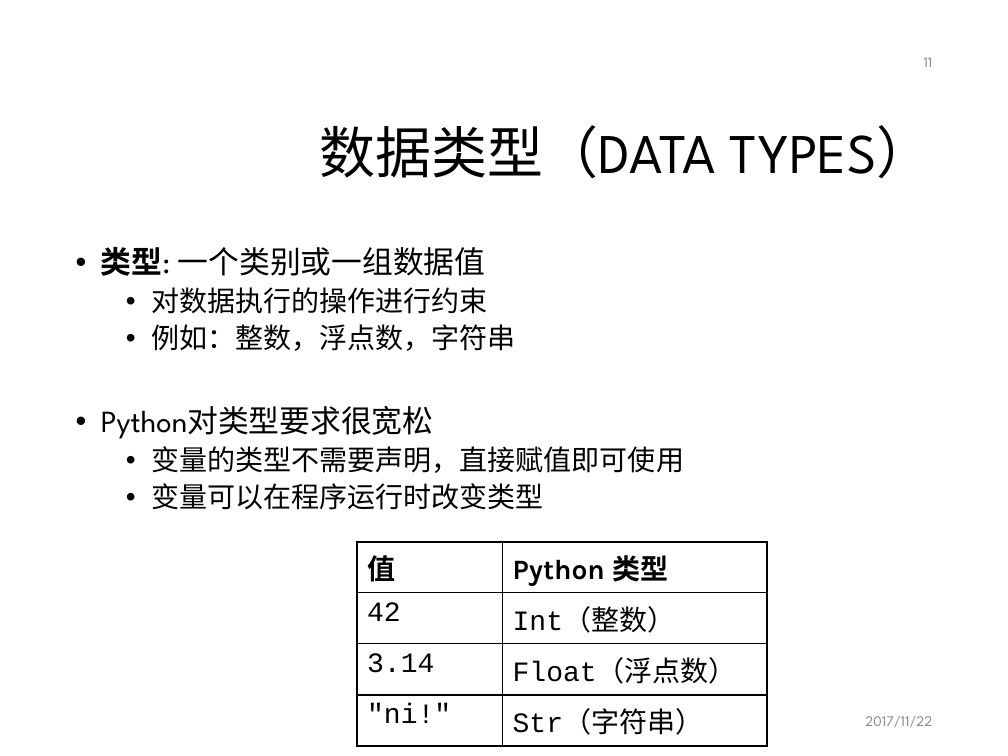
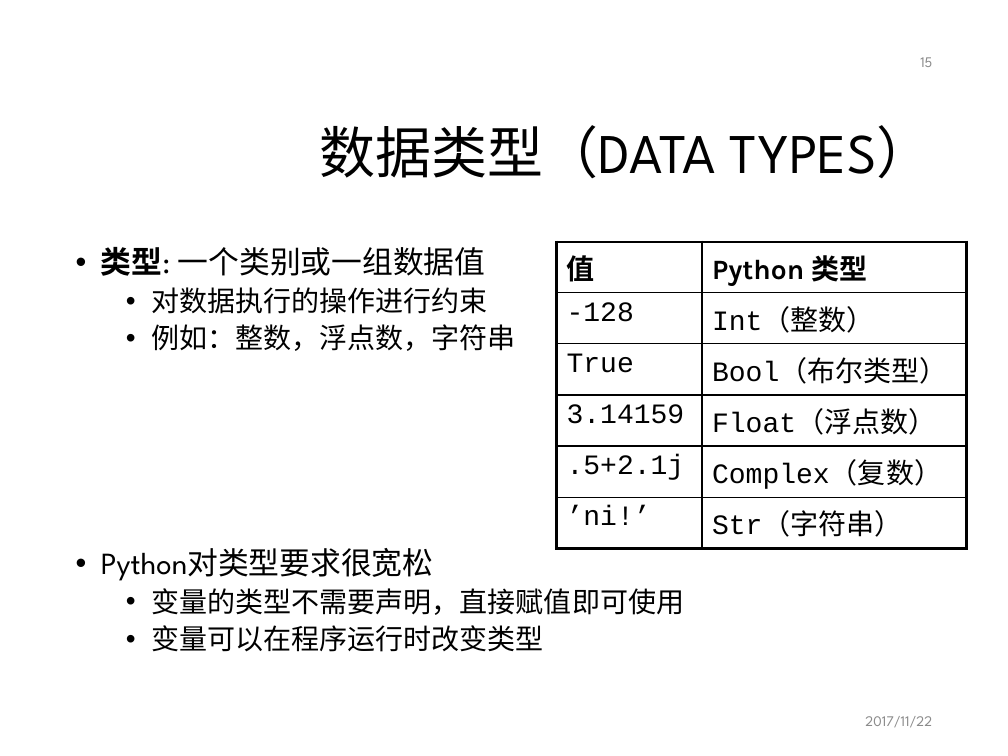
Before and after one commit to mcai/PythonTraining, a slide deck: slide 15 of intro_python_programming.pptx (slide 11 before the commit). Drawn at 1008x756 pixels with LibreOffice and Linux fonts; fonts in the diff are those of the drawing; background and template pictures are left out. Boxes give left, top, right and bottom in pixels: in the first picture for what was removed or moved away, otherwise in the second. Text is boxed around its words. In the diff, an @@ line names an element or a change of style, - is before the commit and + after.

```diff
--- a/intro_python_programming.pptx
+++ b/intro_python_programming.pptx
@@ page number at <box>920,57,932,67</box>: text changed @@
-11
+15
@@ text "类型: 一个类别或一组数据值" rewrapped from <box>101,247,684,510</box> to <box>101,247,684,652</box> @@
@@ table at <box>556,242,966,541</box> @@
-row 2: 42 | Int（整数）
-row 3: 3.14 | Float（浮点数）
-row 4: "ni!" | Str（字符串）
+row 2: -128 | Int（整数）
+row 3: True | Bool（布尔类型）
+row 4: 3.14159 | Float（浮点数）
+row 5: .5+2.1j | Complex（复数）
+row 6: ’ni!’ | Str（字符串）
@@ table: place and size @@
-table at <box>357,542,766,739</box>
+table at <box>556,242,966,541</box>
```
Also in this commit, not shown: 6 other slides changed, 9 slides added, 2 slides removed.
